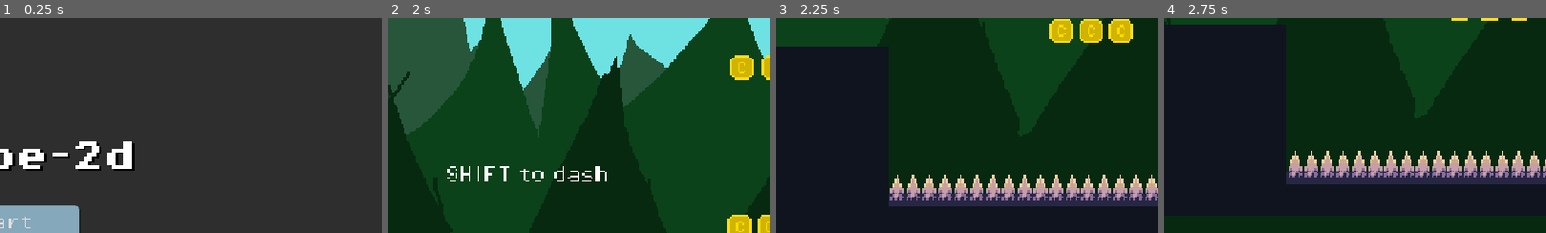
Above: before the commit, frames 1-4 (left to right).
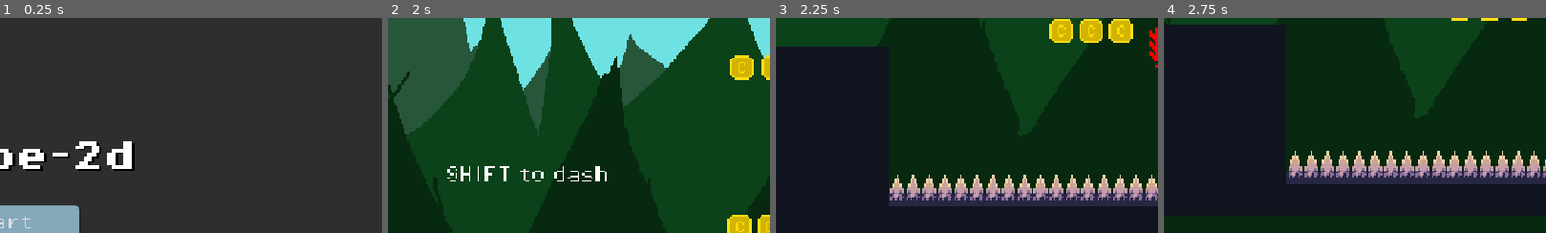
Above: after the commit, the same moments.

Repository: Sanved001/scribe-2d
Game: Godot game, scene res://scenes/boot.tscn
Same seed, same stepped clock (60 frames per second), same inputs: the game is played once before the commit and once after it.
Inputs (mouse positions are % of the whole screen's width and height, from its top left):
- Up to frame 1 (0.25 s): no input
- Up to frame 2 (2 s): click "Start" at 0.5 s; tap Space (jump) at 1.25, 1.52 s; move the mouse to (72, 45) at 1.27 s; hold D (right) from 1.28 s (still down); click (72, 45) at 1.35 s
- Up to frame 3 (2.25 s): keep holding D (right); tap Space (jump) at 2 s; move the mouse to (30, 55) at 2.02 s; tap Shift (dash) at 2.1 s
- Up to frame 4 (2.75 s): keep holding D (right); tap Space (jump) at 2.27 s
The pictures show only the part of the screen within x 50-100%, y 0-50%; the shares and areas given below are measured in that part.

Frames 1-2 are identical in both runs. In frame 3, 0.3% of the frame differs, in the area x 97-100%, y 4-24%; in frame 4, nothing differs.

Commit message:
Added A moving SawBlade, Yet to be integrated in the level, changed collision layers and masks so that some things damage both the player and enemies

Diff:
--- a/scenes/Levels/level_0.tscn
+++ b/scenes/Levels/level_0.tscn
@@ -16,6 +16,7 @@
 [ext_resource type="PackedScene" uid="uid://dgtac5jeqd7f2" path="res://scenes/coin.tscn" id="13_bg0a1"]
 [ext_resource type="PackedScene" uid="uid://xs5250xaegvp" path="res://scenes/movable_objects/crates/Crate2x2Movable.tscn" id="14_q0hdq"]
 [ext_resource type="PackedScene" uid="uid://bso7fnv0u0s2i" path="res://scenes/puzzles/pressure_plate.tscn" id="15_nb6sc"]
+[ext_resource type="PackedScene" uid="uid://xfhgdxa6833x" path="res://scenes/traps/saw_blade.tscn" id="17_mnk4y"]
 
 [sub_resource type="TileSetAtlasSource" id="TileSetAtlasSource_ipi18"]
 texture = ExtResource("1_qpt33")
@@ -161,6 +162,43 @@
 &"open": SubResource("Animation_230md")
 }
 
+[sub_resource type="Animation" id="Animation_084sf"]
+length = 0.001
+tracks/0/type = "value"
+tracks/0/imported = false
+tracks/0/enabled = true
+tracks/0/path = NodePath(".:position")
+tracks/0/interp = 1
+tracks/0/loop_wrap = true
+tracks/0/keys = {
+"times": PackedFloat32Array(0),
+"transitions": PackedFloat32Array(1),
+"update": 0,
+"values": [Vector2(241, -1)]
+}
+
+[sub_resource type="Animation" id="Animation_8hc65"]
+resource_name = "move"
+loop_mode = 2
+tracks/0/type = "value"
+tracks/0/imported = false
+tracks/0/enabled = true
+tracks/0/path = NodePath(".:position")
+tracks/0/interp = 1
+tracks/0/loop_wrap = true
+tracks/0/keys = {
+"times": PackedFloat32Array(0, 1),
+"transitions": PackedFloat32Array(1, 1),
+"update": 0,
+"values": [Vector2(241, -1), Vector2(482, -1)]
+}
+
+[sub_resource type="AnimationLibrary" id="AnimationLibrary_084sf"]
+_data = {
+&"RESET": SubResource("Animation_084sf"),
+&"move": SubResource("Animation_8hc65")
+}
+
 [node name="level_0" type="Node2D" unique_id=1075268453 node_paths=PackedStringArray("Plane_1", "Plane_2", "Plane_1_Tilemap_1", "Plane_2_Tilemap_1")]
 script = ExtResource("1_ka0mf")
 Plane_1 = NodePath("Plane_1")
@@ -503,3 +541,11 @@
 
 [node name="AnimationPlayer" type="AnimationPlayer" parent="Moving Door 6x3 1" unique_id=1166638293]
 libraries/ = SubResource("AnimationLibrary_8hc65")
+
+[node name="SawBlade" parent="." unique_id=950119552 node_paths=PackedStringArray("animation_player") instance=ExtResource("17_mnk4y")]
+position = Vector2(241, -1)
+animation_player = NodePath("AnimationPlayer")
+animation_speed = 0.4
+
+[node name="AnimationPlayer" type="AnimationPlayer" parent="SawBlade" unique_id=1142642804]
+libraries/ = SubResource("AnimationLibrary_084sf")
--- a/scenes/entity_hurtbox.tscn
+++ b/scenes/entity_hurtbox.tscn
@@ -9,7 +9,7 @@
 
 [node name="entity_hurtbox" type="Area2D" parent="." unique_id=20806243]
 collision_layer = 4
-collision_mask = 16
+collision_mask = 272
 
 [node name="HurtBoxCollisionShape" type="CollisionShape2D" parent="entity_hurtbox" unique_id=2072390017]
 shape = SubResource("RectangleShape2D_rnl2k")
--- a/scenes/player.tscn
+++ b/scenes/player.tscn
@@ -302,7 +302,7 @@
 libraries/ = SubResource("AnimationLibrary_fjrip")
 
 [node name="Hurtbox" type="Area2D" parent="." unique_id=1770532182 groups=["player"]]
-collision_mask = 2
+collision_mask = 258
 
 [node name="CollisionShape2D" type="CollisionShape2D" parent="Hurtbox" unique_id=2045791906]
 position = Vector2(0, -11)
--- a/scenes/traps/saw_blade.gd
+++ b/scenes/traps/saw_blade.gd
@@ -1,34 +1,37 @@
 extends Node2D
-@export var max_left:float = 0.0
-@export var max_right:float = 0.0
-@export var max_top:float = 0.0
-@export var max_bottom:float = 0.0
-enum  starting_position_enum {max_left, max_right, max_top, max_bottom}
-@export var starting_position: starting_position_enum = starting_position_enum.max_left
-@export var travel_time:float = 0.0
+@export var animation_player:AnimationPlayer
+@export var animation_speed:float = 1.0
+
+var animation_playing_speed:float = 0.0
+var stop_animation_at_start:bool = false
 
 # Called when the node enters the scene tree for the first time.
 func _ready() -> void:
-	pass # Replace with function body.
+	SignalBus.Stop_Saw_Blade.connect(m_Stop_Saw_Blade)
+	animation_player.play("move")
+	animation_player.speed_scale = animation_speed
 
 
 # Called every frame. 'delta' is the elapsed time since the previous frame.
 func _process(delta: float) -> void:
-	position.x = starting_position
-	animate_sawblade()
+	if stop_animation_at_start:
+		if animation_player.current_animation_position <= 0.01:
+			animation_playing_speed = animation_player.get_playing_speed()
+			animation_player.stop()
 
-func animate_sawblade() -> void:
-	var tween = create_tween()
 
-	# Set the tween to loop infinitely
-	tween.set_loops()
-
-	# Step 1: Move to max_right (Smooth start, smooth stop)
-	tween.tween_property(self, "position:x", max_right, travel_time)\
-		.set_trans(Tween.TRANS_QUAD)\
-		.set_ease(Tween.EASE_IN_OUT)
-
-	# Step 2: Move back to max_left (Smooth start, smooth stop)
-	tween.tween_property(self, "position:x", max_left, travel_time)\
-		.set_trans(Tween.TRANS_QUAD)\
-		.set_ease(Tween.EASE_IN_OUT)
+func m_Stop_Saw_Blade(m_saw_blade:Node2D, value:bool, stop_at_start:bool):
+	if m_saw_blade == self:
+		if value:
+			if stop_at_start:
+				stop_animation_at_start = true
+			else:
+				animation_playing_speed = animation_player.get_playing_speed()
+				animation_player.pause()
+		else:
+			if animation_playing_speed > 0:
+				stop_animation_at_start = false
+				animation_player.play("move")
+			if animation_playing_speed < 0:
+				stop_animation_at_start = false
+				animation_player.play_backwards("move")
--- a/scenes/traps/saw_blade.tscn
+++ b/scenes/traps/saw_blade.tscn
@@ -9,14 +9,13 @@
 
 [node name="SawBlade" type="Node2D" unique_id=950119552]
 script = ExtResource("1_kdyhh")
-max_left = 40.0
-max_right = 90.0
 
 [node name="Sprite2D" type="Sprite2D" parent="." unique_id=368009969]
 texture = ExtResource("1_g7ngx")
 
 [node name="sawblade hitbox" type="Area2D" parent="." unique_id=1202541033]
-collision_layer = 2
+collision_layer = 256
+collision_mask = 5
 script = ExtResource("2_le5xa")
 
 [node name="CollisionShape2D" type="CollisionShape2D" parent="sawblade hitbox" unique_id=313101555]
--- a/scenes/traps/spikes_1.tscn
+++ b/scenes/traps/spikes_1.tscn
@@ -13,7 +13,8 @@
 texture = ExtResource("1_p2tyg")
 
 [node name="hitbox" type="Area2D" parent="." unique_id=1983766534]
-collision_layer = 2
+collision_layer = 256
+collision_mask = 5
 script = ExtResource("2_6irkx")
 
 [node name="CollisionShape2D" type="CollisionShape2D" parent="hitbox" unique_id=1575524310]
--- a/scripts/SignalBus.gd
+++ b/scripts/SignalBus.gd
@@ -12,3 +12,4 @@
 signal Player_Interact_Movable_Object(myobject:Node2D,CharacterNode:CharacterBody2D, is_holding:bool)
 signal Dialog_UI_Is_Busy_To_Player(value:bool)
 signal Pressure_Plate_Click(pressure_plate:Node2D, value:bool)
+signal Stop_Saw_Blade(saw_blade:Node2D, value:bool, stop_at_start:bool)
--- a/scripts/game.gd
+++ b/scripts/game.gd
@@ -8,6 +8,7 @@
 # LAYER 6: MOVABLE OBJECTS
 # LAYER 7: LEVERS AND BUTTONS
 # LAYER 8: Stuff that move.. like doors or platforms
+# LAYER 9: Things That Damage Both Player and Enemies
 
 @export var Level_Container:Node2D
 
--- a/scripts/player.gd
+++ b/scripts/player.gd
@@ -288,8 +288,11 @@
 
 
 	if Input.is_action_just_pressed("debug"):
+		pass
 		#SignalBus.ChangeCurrentScene.emit("res://scenes/Levels/level_0_boss.tscn", "change level", true)
-		pass
+		#SignalBus.Stop_Saw_Blade.emit($"../SawBlade", true, false)
+
+
 	playanimation("", last_animation_direction)
 	move_and_slide()
 
Not shown, changed: Scribe-2d-updates.txt
